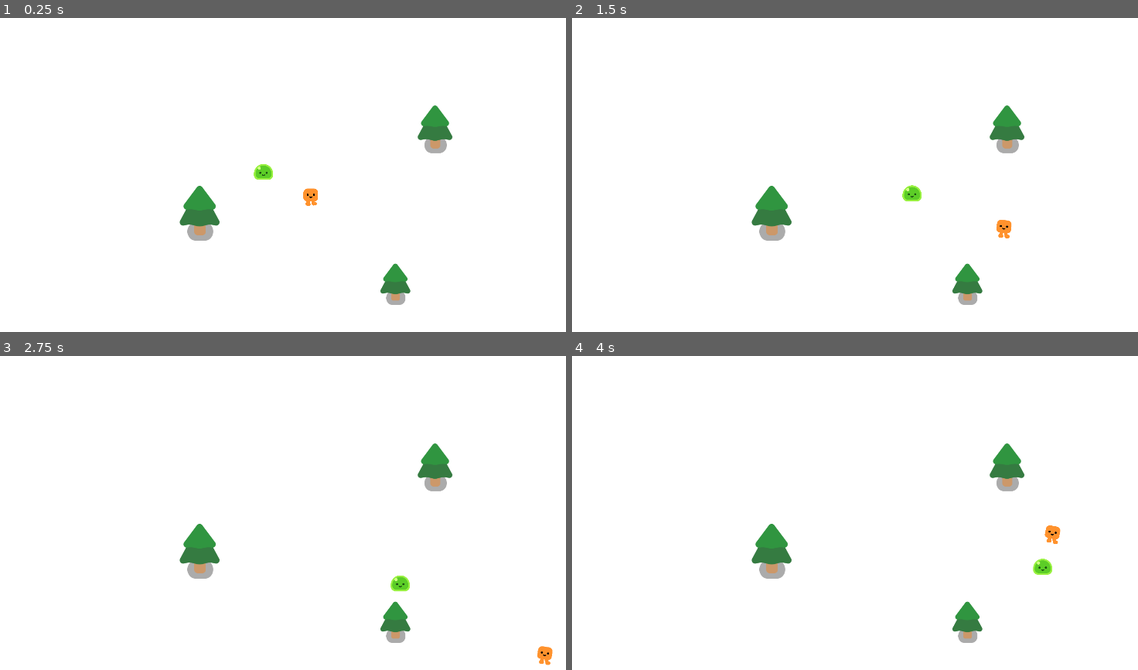
Above: before the commit, frames 1-4 (two rows, left to right).
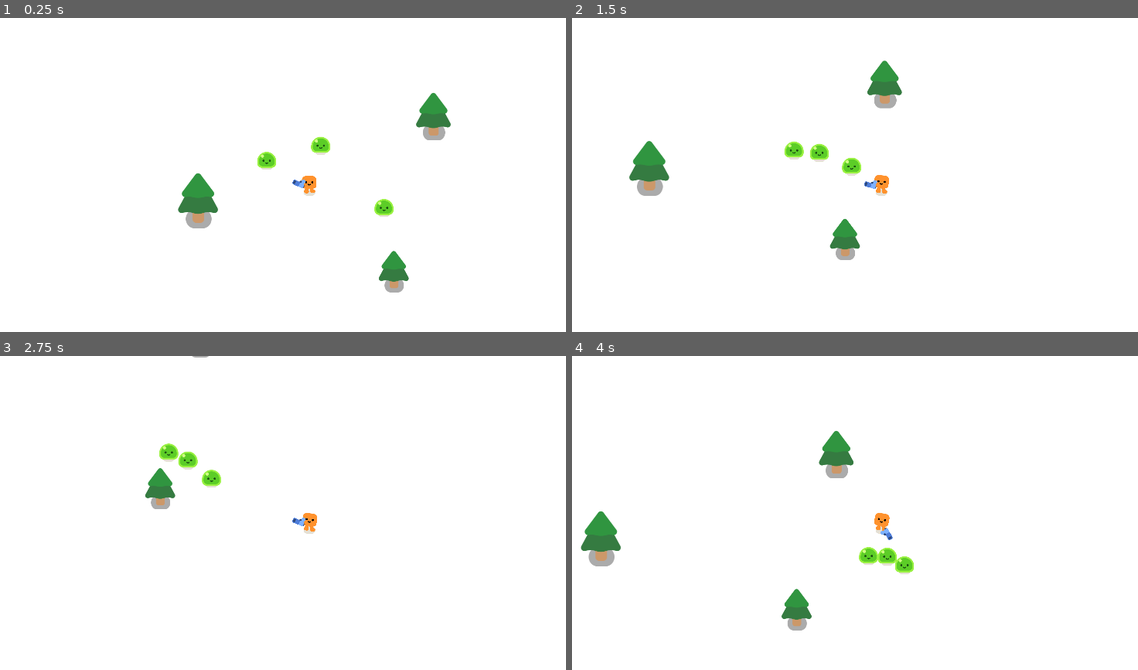
Above: after the commit, the same moments.

Repository: Stilltyde/Godot-4.2-Vampire-Survivors
Game: Godot game, scene res://survivors_game.tscn
The game is run twice, just before and just after one commit, with the same random seed, the same clock (stepped at 60 frames per second) and the same inputs.
Inputs:
- Up to frame 1 (0.25 s): no input
- Up to frame 2 (1.5 s): hold D (move_right) 0.53-1.28 s; hold S (move_down) from 1.28 s (still down)
- Up to frame 3 (2.75 s): release S (move_down) at 2.03 s; hold D (move_right) from 2.03 s (still down)
- Up to frame 4 (4 s): release D (move_right) at 2.78 s; hold W (move_up) 2.78-3.53 s; hold A (move_left) from 3.53 s (still down)

The runs differ from the first frame. In frame 1, 3.1% of the frame differs, in the area x 31-80%, y 23-92%; in frame 2, 4.6%, in the area x 10-80%, y 13-92%; in frame 3, 3.3%; in frame 4, 4.6%.

Commit message:
pointing gun

Diff:
--- /dev/null
+++ b/gun.gd
@@ -0,0 +1,7 @@
+extends Area2D
+
+func _physics_process(delta: float) -> void:
+	var enemies_in_range = get_overlapping_bodies()
+	if enemies_in_range.size() > 0:
+		var target_enemy = enemies_in_range.front()
+		look_at(target_enemy.global_position)
--- /dev/null
+++ b/gun.tscn
@@ -0,0 +1,25 @@
+[gd_scene load_steps=4 format=3 uid="uid://c65665nowck6y"]
+
+[ext_resource type="Script" uid="uid://ckyqb08cy7hkr" path="res://gun.gd" id="1_dk5gl"]
+[ext_resource type="Texture2D" uid="uid://cswb5do8rrj7q" path="res://pistol/pistol.png" id="1_vk1bi"]
+
+[sub_resource type="CircleShape2D" id="CircleShape2D_dk5gl"]
+radius = 536.33
+
+[node name="Gun" type="Area2D"]
+collision_layer = 0
+collision_mask = 2
+script = ExtResource("1_dk5gl")
+
+[node name="CollisionShape2D" type="CollisionShape2D" parent="."]
+scale = Vector2(0.994658, 0.980501)
+shape = SubResource("CircleShape2D_dk5gl")
+
+[node name="WeaponPivot" type="Marker2D" parent="."]
+
+[node name="Pistol" type="Sprite2D" parent="WeaponPivot"]
+position = Vector2(62, -1)
+texture = ExtResource("1_vk1bi")
+
+[node name="ShootingPoint" type="Marker2D" parent="WeaponPivot/Pistol"]
+position = Vector2(26, -10)
--- a/player.tscn
+++ b/player.tscn
@@ -1,7 +1,8 @@
-[gd_scene load_steps=4 format=3 uid="uid://cb5ak63lgg7ri"]
+[gd_scene load_steps=5 format=3 uid="uid://cb5ak63lgg7ri"]
 
 [ext_resource type="PackedScene" uid="uid://pbmyh1qru7p" path="res://characters/happy_boo/happy_boo.tscn" id="1_4flbx"]
 [ext_resource type="Script" uid="uid://bto1k38qb20l1" path="res://player.gd" id="1_onrkg"]
+[ext_resource type="PackedScene" uid="uid://c65665nowck6y" path="res://gun.tscn" id="3_i3pqv"]
 
 [sub_resource type="CircleShape2D" id="CircleShape2D_onrkg"]
 radius = 32.0
@@ -16,3 +17,8 @@
 [node name="HappyBoo" parent="." instance=ExtResource("1_4flbx")]
 unique_name_in_owner = true
 position = Vector2(1, 0)
+
+[node name="Camera2D" type="Camera2D" parent="."]
+
+[node name="Gun" parent="." instance=ExtResource("3_i3pqv")]
+position = Vector2(0, -28)
--- a/slimie.tscn
+++ b/slimie.tscn
@@ -7,6 +7,8 @@
 radius = 53.0377
 
 [node name="Slimie" type="CharacterBody2D"]
+collision_layer = 2
+collision_mask = 3
 script = ExtResource("1_1hkvs")
 
 [node name="Slime" parent="." instance=ExtResource("1_8wnpb")]
--- a/survivors_game.tscn
+++ b/survivors_game.tscn
@@ -9,11 +9,14 @@
 position = Vector2(965, 579)
 scale = Vector2(0.548358, 0.548358)
 
-[node name="ColorRect" type="ColorRect" parent="."]
-offset_left = -2008.0
-offset_top = -1135.0
-offset_right = 1935.0
-offset_bottom = 1056.0
+[node name="CanvasLayer" type="CanvasLayer" parent="."]
+layer = -1
+
+[node name="ColorRect" type="ColorRect" parent="CanvasLayer"]
+offset_left = -136.103
+offset_top = -43.3865
+offset_right = 3806.9
+offset_bottom = 2147.61
 metadata/_edit_use_anchors_ = true
 
 [node name="PineTree" parent="." instance=ExtResource("2_y3pti")]
@@ -31,4 +34,10 @@
 [node name="Player" parent="." instance=ExtResource("1_3cish")]
 
 [node name="Slimie" parent="." instance=ExtResource("4_7jj1j")]
-position = Vector2(-348, -193)
+position = Vector2(-319.134, -193.304)
+
+[node name="Slimie2" parent="." instance=ExtResource("4_7jj1j")]
+position = Vector2(89.3577, -319.134)
+
+[node name="Slimie3" parent="." instance=ExtResource("4_7jj1j")]
+position = Vector2(510.615, 145.89)
Not shown, added: gun.gd.uid
